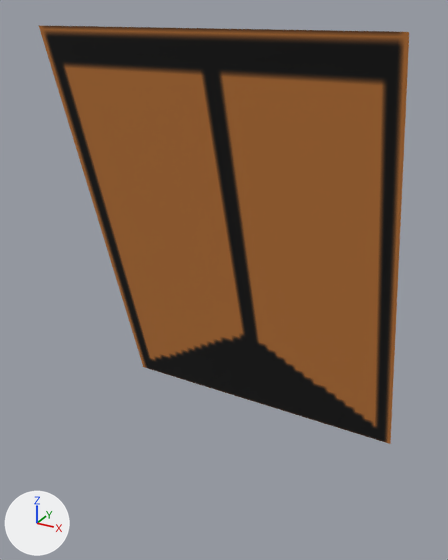
Before and after pictures for a commit that changed the FBX model ArtWork/3D/Charactors/GroundHumanoid/Backs/C_GH_Back1.FBX.
Camera for both pictures: a 50 mm lens placed at (0.291, -0.346, 0.669), pointed at (-0.026, 0.232, 0.38). Every picture has the same lights, and +X, +Y and +Z are marked at lower left. Where no turn or scale is listed for an object, it has been applied to the vertices.

The scene before the commit, as lines of its bpy script (objects in view):
```python
mat_01___default = principled_material('01 - Default')
mat_01___default.texture = img_c_gh_back1_psd
mat_01___default.roughness = 0.859
me_mesh = bpy.data.meshes.new('Mesh')
me_mesh.from_pydata(...)  # 4 vertices, 2 faces; spans x -0.19..0.19, y -0.001..0.141, z -0.486..0.002
me_mesh.materials.append(mat_01___default)  # picture img_c_gh_back1_psd
# before: 0 (-0.19, 0.141, -0.486) at pixel (143, 367), 1 (0.19, 0.141, -0.486) at pixel (390, 444), 2 (-0.19, -0.001, 0.002) at pixel (38, 25), 3 (0.19, -0.001, 0.002) at pixel (409, 31)
ob_cloth = bpy.data.objects.new('Cloth', me_mesh)
ob_cloth.location = (-0.022, 0.172, 0.65)
```
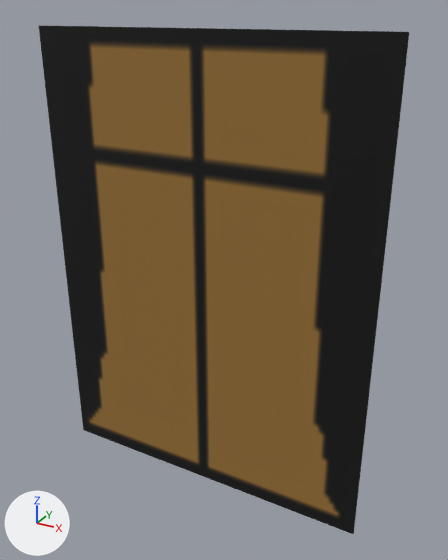
The newer file is also rescaled (x1.011), turned or shifted as a whole; pictures and numbers use the older file's frame.

Location of each change, [x1, y1, x2, y2] in pixels of the pictures (448 x 560 px):
'Cloth', surface changed, reshaped (brown to black, 21% taller): before [39, 25, 409, 444]; after [39, 25, 409, 534]

What changed in the scene script:
```text
Add img_c_gh_back4_psd:
    img_c_gh_back4_psd = load_image('C_GH_Back4.psd', '../../../../../MgaUnityProj/Assets/Fundament/Avatar/Artwork/Orignal/Humanoid/Backs/Textures/C_GH_Back4.png', 64, 64, 'sRGB')
Change mat_01___default:
    mat_01___default.texture: img_c_gh_back1_psd -> img_c_gh_back4_psd
Change me_mesh:
    used by ob_cloth; location = (-0.022, 0.172, 0.65)
    verts and faces of me_mesh; kept vertices keep their numbers, new ones are numbered from 4
    remove me_mesh.from_pydata(...)  # 4 vertices, 2 faces; spans x -0.19..0.19, y -0.001..0.141, z -0.486..0.002
    add me_mesh.from_pydata(...)  # 4 vertices, 2 faces; spans x -0.19..0.19, y -0.001, z -0.51..0.002
    me_mesh part 1
    add delete_vertices([0, 1])  # with the faces that use them
    add verts[4] = (-0.19, -0.001, -0.51)  # pixel (83, 430)
    add verts[5] = (0.19, -0.001, -0.51)  # pixel (353, 534)
    add faces += [(2, 3, 4), (3, 5, 4)]
```
